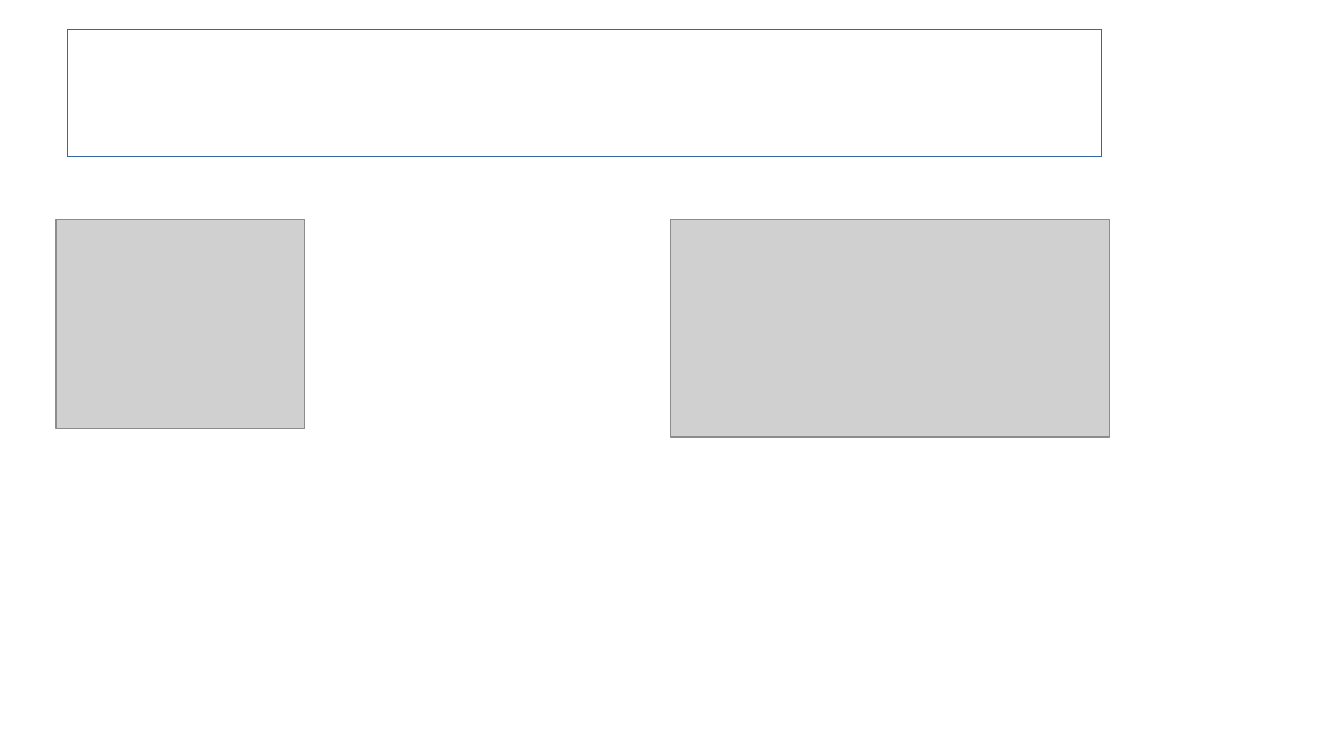
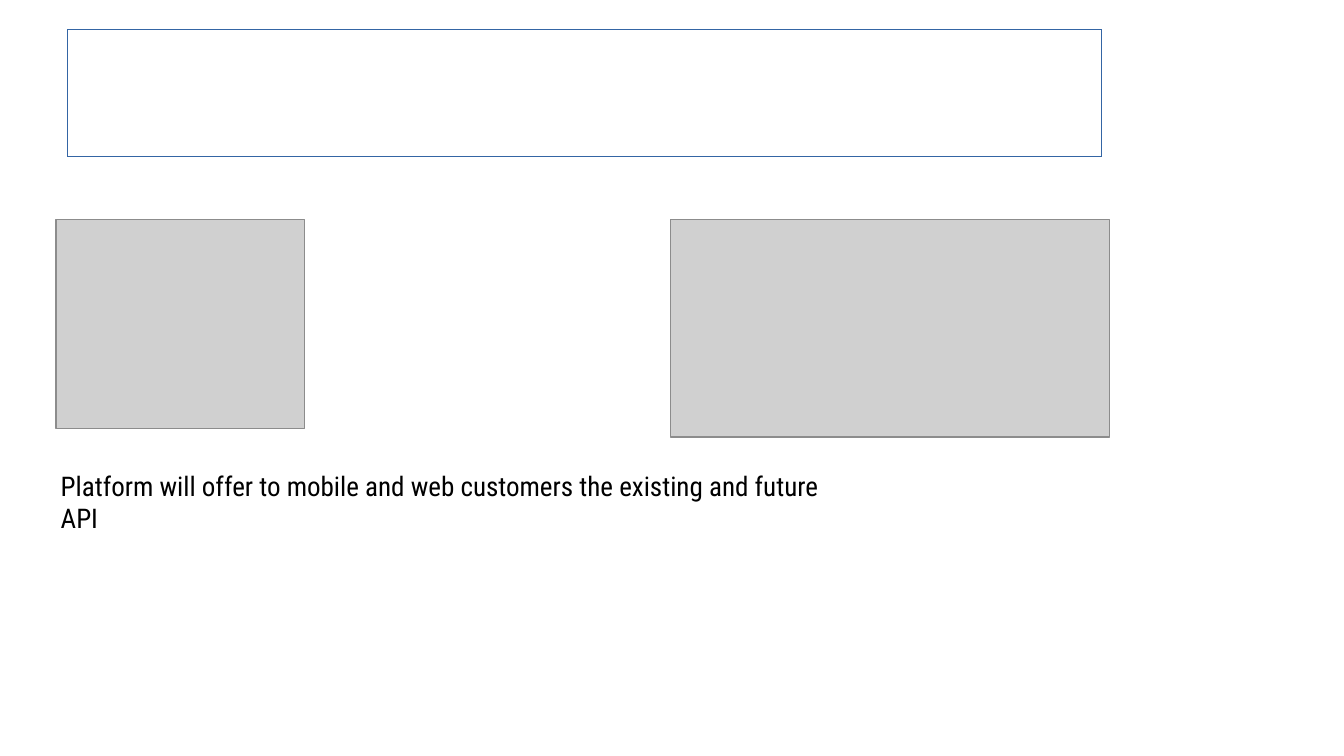
Before and after one commit to sergueik/uru_serverspec, a slide deck: slide 7 of Serverspec Integration in Cloud Provision.odp. Drawn at 1344x756 pixels with LibreOffice and Linux fonts; fonts in the diff are those of the drawing; grey boxes stand for pictures; background and template pictures are left out. Boxes give left, top, right and bottom in pixels: in the first picture for what was removed or moved away, otherwise in the second. Text is boxed around its words. In the diff, an @@ line names an element or a change of style, - is before the commit and + after.

```diff
--- a/Serverspec Integration in Cloud Provision.odp
+++ b/Serverspec Integration in Cloud Provision.odp
@@ text added at box(61, 475, 818, 502), 16 pt, text #000000 @@
+Platform will offer to mobile and web customers the existing and future API
```
Also in this commit, not shown: 2 other slides changed, 2 slides added, 1 other file.
